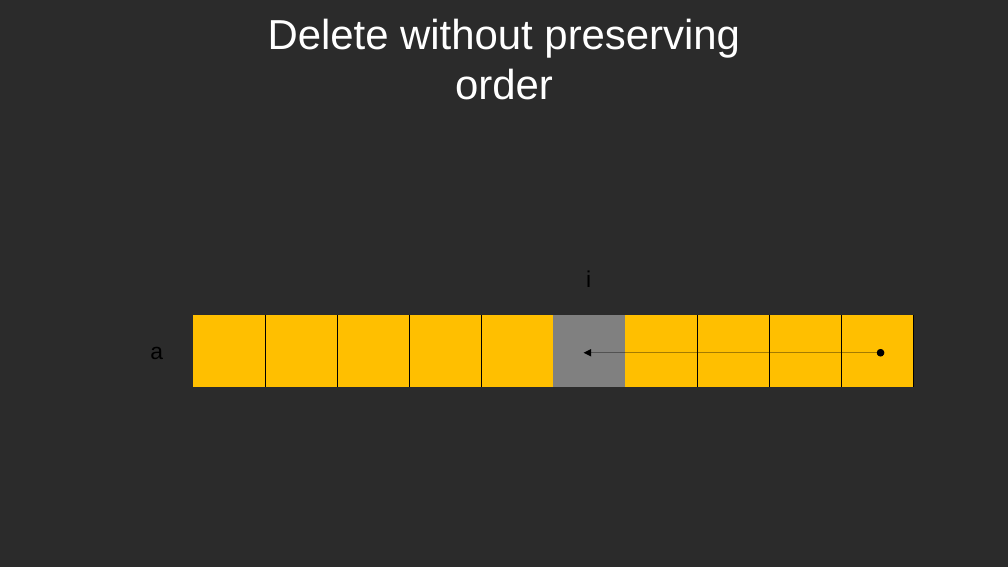
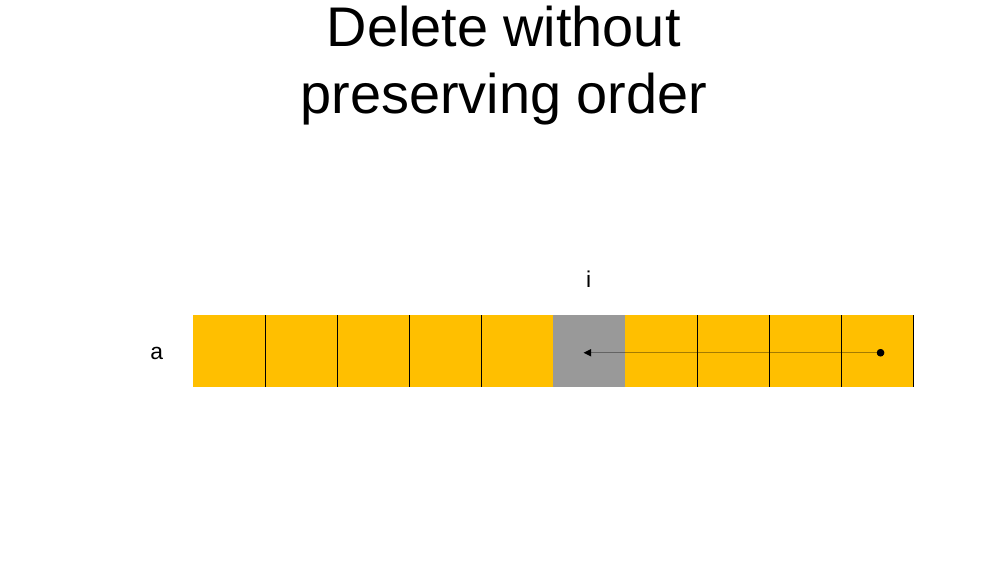
Before and after one commit to oneleo/golang-cht, a slide deck: slide 10 of images/images.odp. Drawn at 1008x567 pixels with LibreOffice and Linux fonts; fonts in the diff are those of the drawing; background and template pictures are left out; a plain dark background stands for a picture behind light text. Boxes give left, top, right and bottom in pixels: in the first picture for what was removed or moved away, otherwise in the second. Text is boxed around its words. In the diff, an @@ line names an element or a change of style, - is before the commit and + after.

```diff
--- a/images/images.odp
+++ b/images/images.odp
@@ background picture (left out) to #FFFFFF @@
@@ title "Delete without preserving order": place and size @@
-title "Delete without preserving order" at <box>268,18,740,100</box>
+title "Delete without preserving order" at <box>300,5,707,123</box>
@@ title "Delete without preserving order" at <box>300,5,707,123</box>: size 33 to 44 pt, text colour #FFFFFF to #000000 @@
@@ table at <box>121,99,916,459</box> @@
@@ fill #808080 to #999999 in row 4, column 7 @@
```
Also in this commit, not shown: 9 other slides changed, 9 slides added, 1 slide removed.
